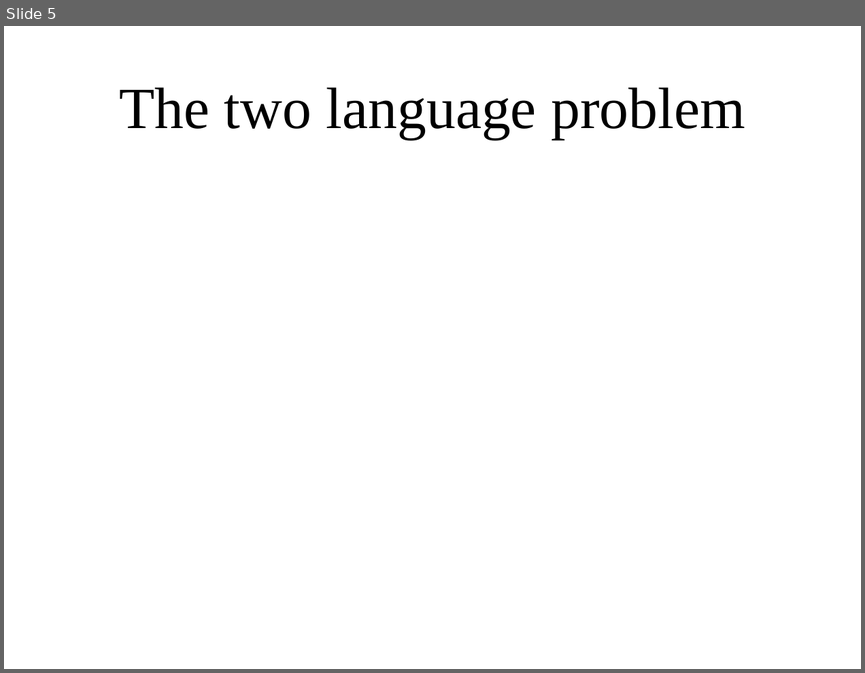
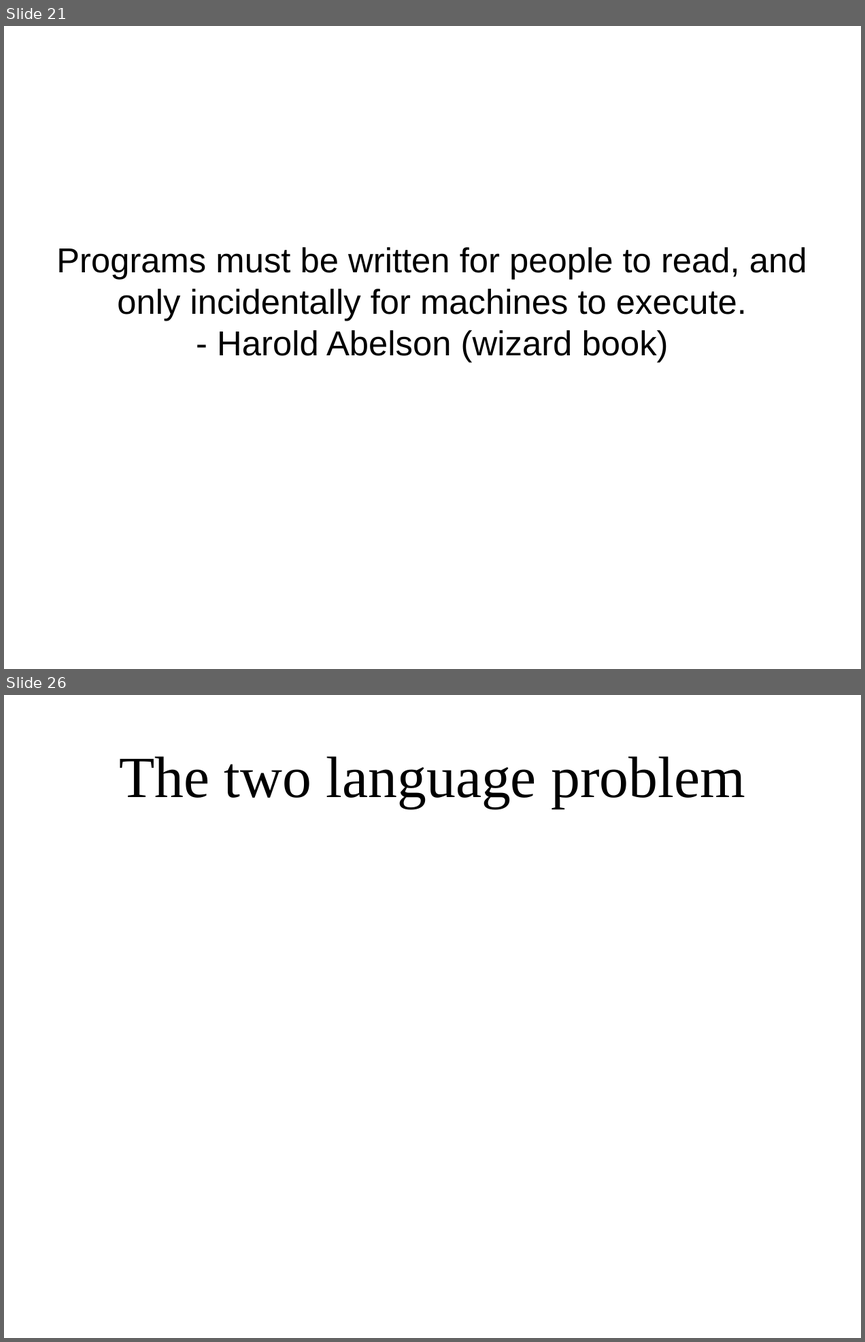
Before and after one commit to amueller/applied_ml_spring_2017, a slide deck: slides/aml-02-012317.odp. Shown one above the other, each under a label of ours: slide 5 before the commit, slides 21 and 26 after it; the slides between them are not shown. The pictures are 865x673 and 865x1342 pixels, drawn with LibreOffice and Linux fonts; fonts in the diff are those of the drawing. Boxes give left, top, right and bottom in pixels: in the first picture for what was removed or moved away, otherwise in the second. Text is boxed around its words. In the diff, an @@ line names an element or a change of style, - is before the commit and + after.

```diff
--- a/slides/aml-02-012317.odp
+++ b/slides/aml-02-012317.odp
@@ slide 21 added at [4,26,861,669], background #FFFFFF @@
@@ subtitle added at [56,247,807,363], 32 pt, text #000000 @@
+Programs must be written for people to read, and only incidentally for machines to execute.
+- Harold Abelson (wizard book)
@@ what was slide 5 is now slide 26 @@
```
Also in this commit, not shown: 2 slides changed, 27 other slides added, 2 slides removed.
